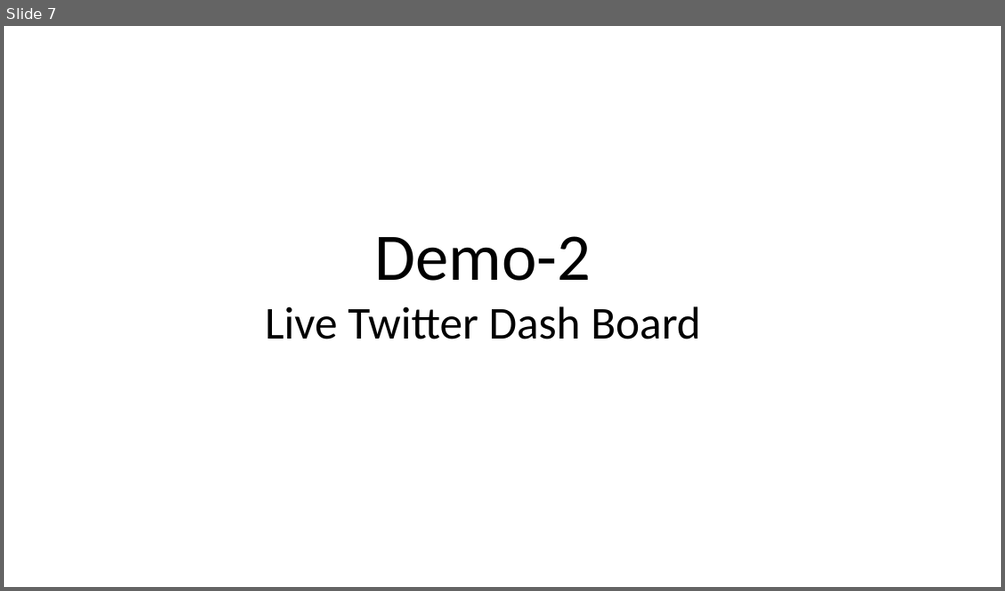
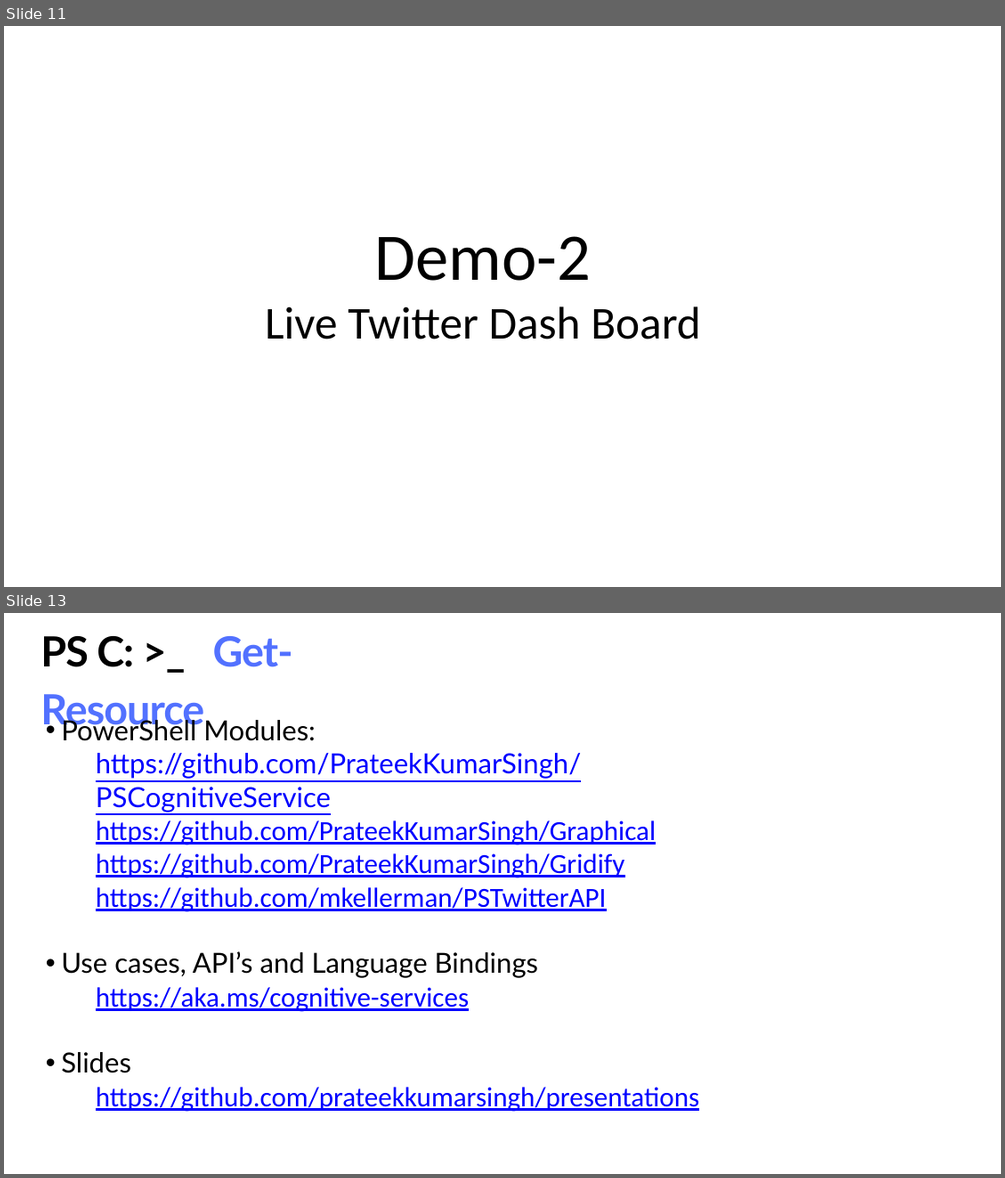
Before and after one commit to PrateekKumarSingh/Presentations, a slide deck: Power-of-the-Console/ppt/Power-of-the-console.pptx. Shown one above the other, each under a label of ours: slide 7 before the commit, slides 11 and 13 after it; the slides between them are not shown. The pictures are 1005x591 and 1005x1178 pixels, drawn with LibreOffice and Linux fonts; fonts in the diff are those of the drawing; background and template pictures are left out. Boxes give left, top, right and bottom in pixels: in the first picture for what was removed or moved away, otherwise in the second. Text is boxed around its words. In the diff, an @@ line names an element or a change of style, - is before the commit and + after.

```diff
--- a/Power-of-the-Console/ppt/Power-of-the-console.pptx
+++ b/Power-of-the-Console/ppt/Power-of-the-console.pptx
@@ slide 13 added at (4, 613, 1001, 1174), background picture (left out) @@
@@ text added at (40, 636, 293, 733), 60 pt, text #5271FF, bold @@
+PS C: >_ Get-Resource
@@ text added at (61, 716, 699, 1111), 40 pt, text #0000FF, underline @@
+• PowerShell Modules:
+    https://github.com/PrateekKumarSingh/PSCognitiveService
+    https://github.com/PrateekKumarSingh/Graphical
+    https://github.com/PrateekKumarSingh/Gridify
+    https://github.com/mkellerman/PSTwitterAPI
+• Use cases, API’s and Language Bindings
+    https://aka.ms/cognitive-services
+• Slides
+    https://github.com/prateekkumarsingh/presentations
@@ what was slide 7 is now slide 11 @@
```
Also in this commit, not shown: 4 slides changed, 7 other slides added, 3 slides removed, 41 other files.
